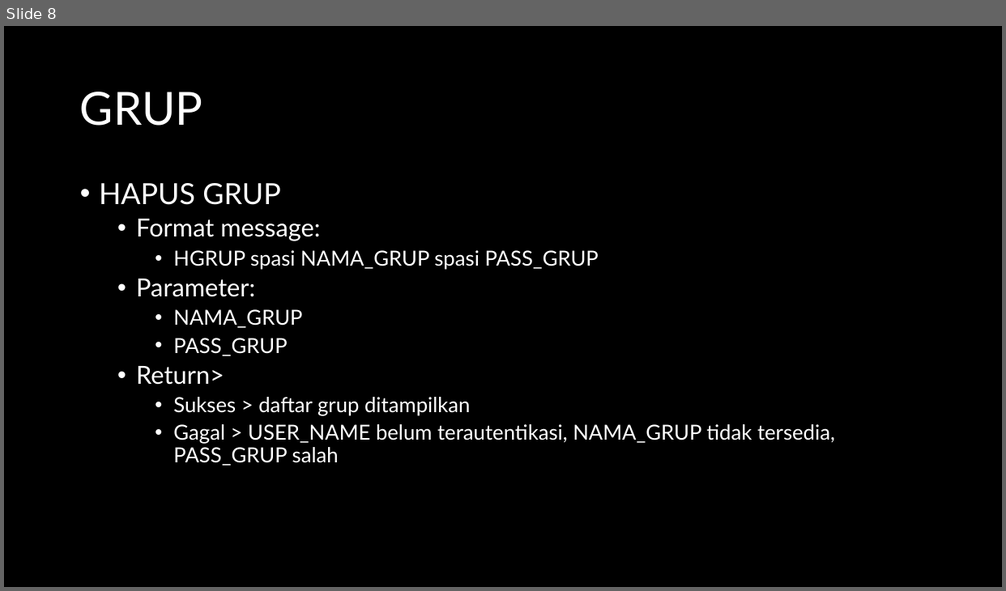
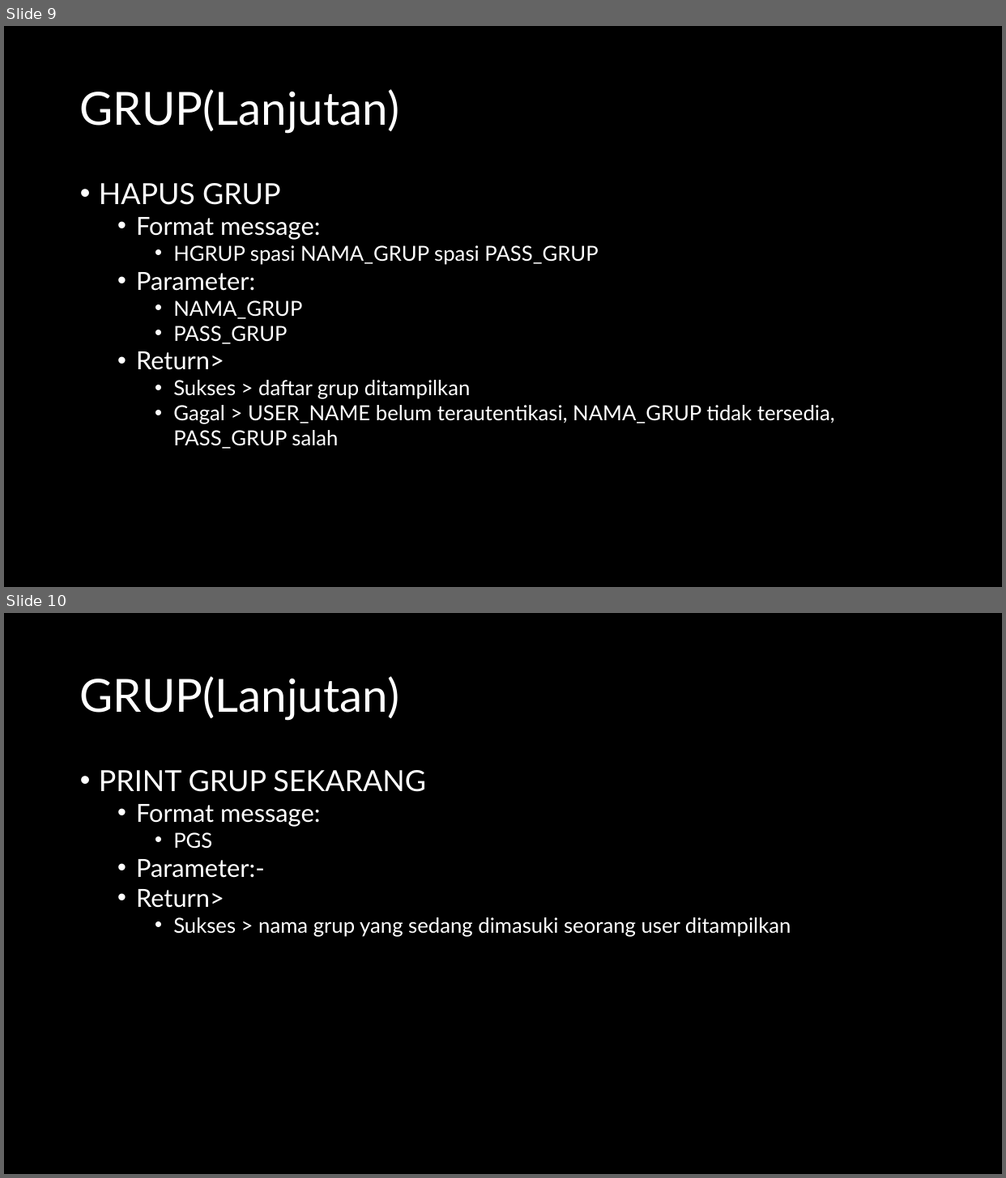
Before and after one commit to jeffrynasri/Kuliah-Progjar-E, a slide deck: TUGAS2_CHATSERVER/DRAFT-CHAT-SERVER.pptx. Shown one above the other, each under a label of ours: slide 8 before the commit, slides 9 and 10 after it. The pictures are 1006x591 and 1006x1178 pixels, drawn with LibreOffice and Linux fonts; fonts in the diff are those of the drawing. Boxes give left, top, right and bottom in pixels: in the first picture for what was removed or moved away, otherwise in the second. Text is boxed around its words. In the diff, an @@ line names an element or a change of style, - is before the commit and + after.

```diff
--- a/TUGAS2_CHATSERVER/DRAFT-CHAT-SERVER.pptx
+++ b/TUGAS2_CHATSERVER/DRAFT-CHAT-SERVER.pptx
@@ slide 10 added at (4,613,1002,1174), background #000000 @@
@@ text added at (80,676,399,720), 44 pt, text #FFFFFF @@
+GRUP(Lanjutan)
@@ text added at (99,770,791,937), 20 pt, text #FFFFFF @@
+• PRINT GRUP SEKARANG
+  • Format message:
+    • PGS
+  • Parameter:-
+  • Return>
+    • Sukses > nama grup yang sedang dimasuki seorang user ditampilkan
@@ what was slide 8 is now slide 9 @@
@@ slide 9 changed as well @@
@@ text at (80,89,399,133): text changed @@
-GRUP
+GRUP(Lanjutan)
@@ text "HAPUS GRUP" at (99,183,835,449): less space between paragraphs; line spacing 0.9 to 1 @@
```
Also in this commit, not shown: 8 other slides changed, 1 other slide added.
